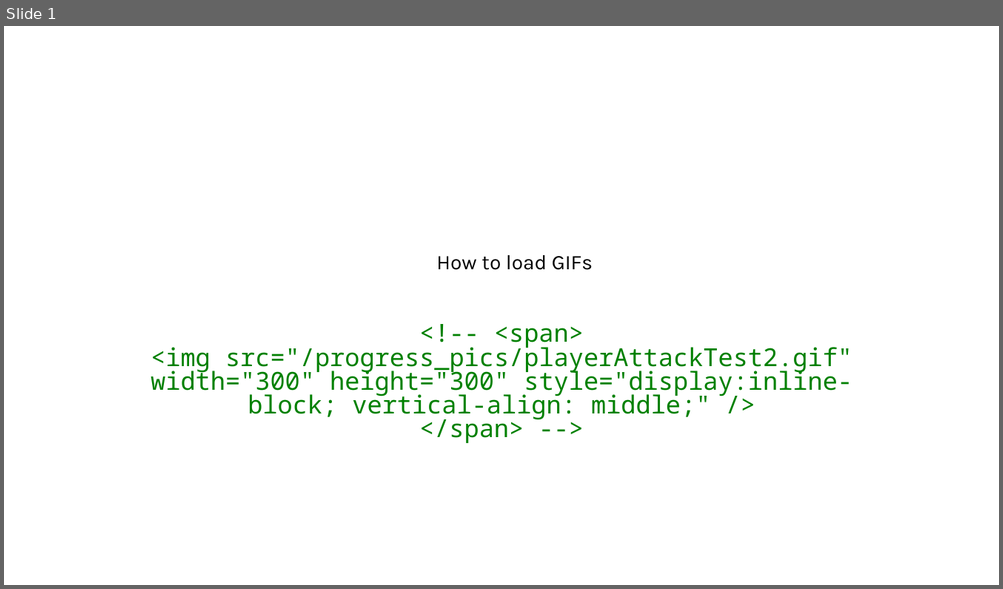
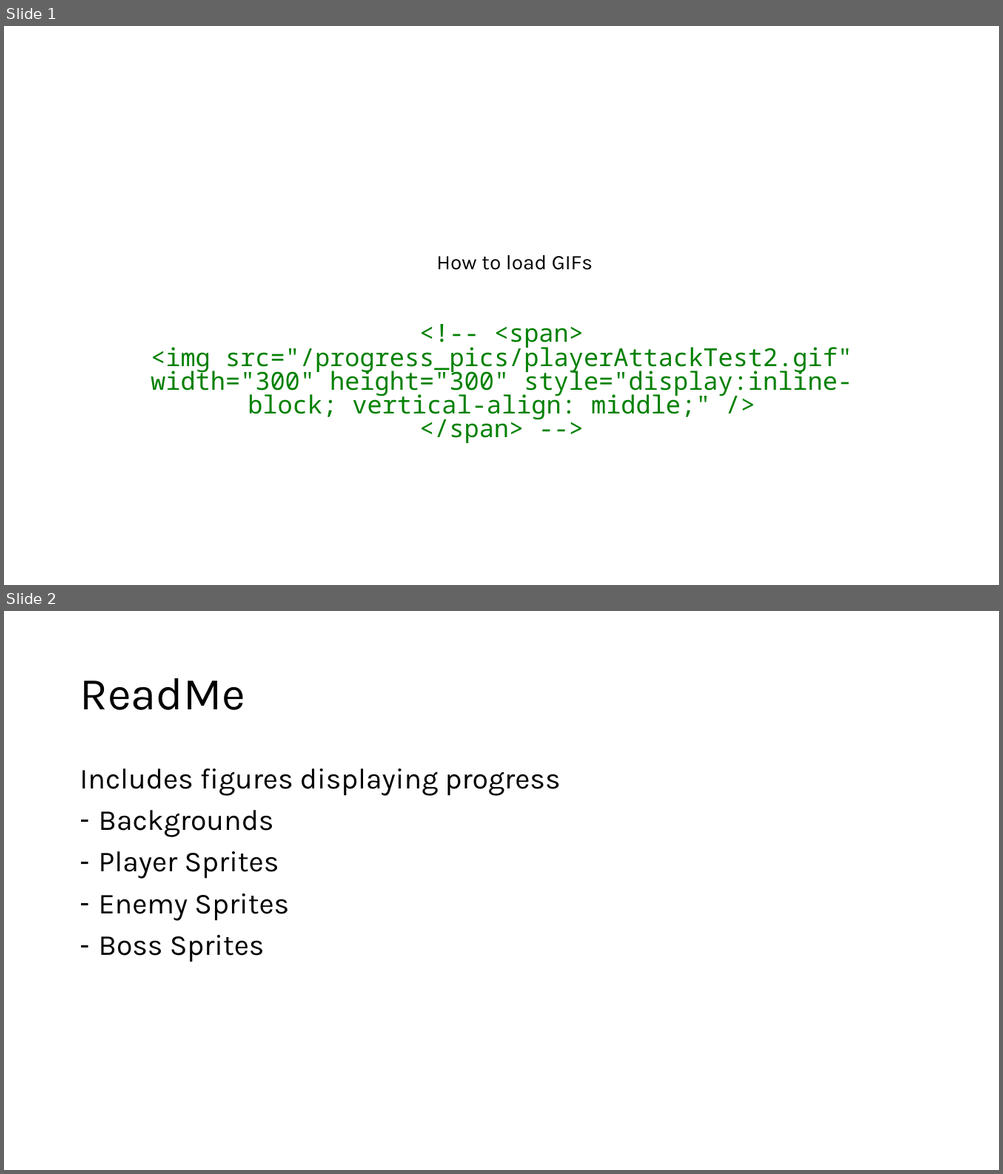
Before and after one commit to ICS485-Project-Reap/ics485-project-reap.github.io, a slide deck: Scenery Layout.pptx. Shown one above the other, each under a label of ours: slide 1 before the commit, slides 1 and 2 after it. The pictures are 1003x589 and 1003x1174 pixels, drawn with LibreOffice and Linux fonts; fonts in the diff are those of the drawing. Boxes give left, top, right and bottom in pixels: in the first picture for what was removed or moved away, otherwise in the second. Text is boxed around its words. In the diff, an @@ line names an element or a change of style, - is before the commit and + after.

Commit message:
updated readme on powerpoint

```diff
--- a/Scenery Layout.pptx
+++ b/Scenery Layout.pptx
@@ slide 2 added at <box>4,611,999,1170</box>, background #FFFFFF @@
@@ title added at <box>79,678,244,710</box>, 44 pt, text #000000 @@
+ReadMe
@@ text added at <box>79,769,560,963</box>, 28 pt, text #000000 @@
+Includes figures displaying progress
+– Backgrounds
+– Player Sprites
+– Enemy Sprites
+– Boss Sprites
```
